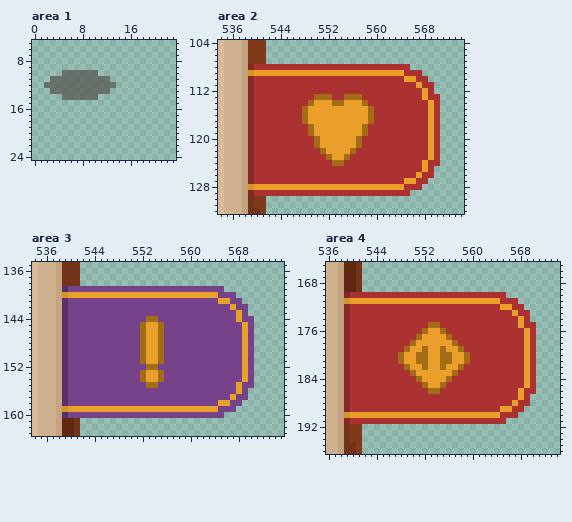
One commit to this pixel-art file: ArtFiles/Aseprite/PlayerMenu.aseprite. The picture above is the old version.
640x360 pixels, 1 frame. Colours within 5 levels of each other are drawn and written as one. Shown: area 1: x 0..23, y 5..24; area 2: x 534..574, y 104..132; area 3: x 534..575, y 135..163; area 4: x 536..574, y 165..196. The commit also changed other parts of the picture, which this record leaves out.
The same view after the edit:
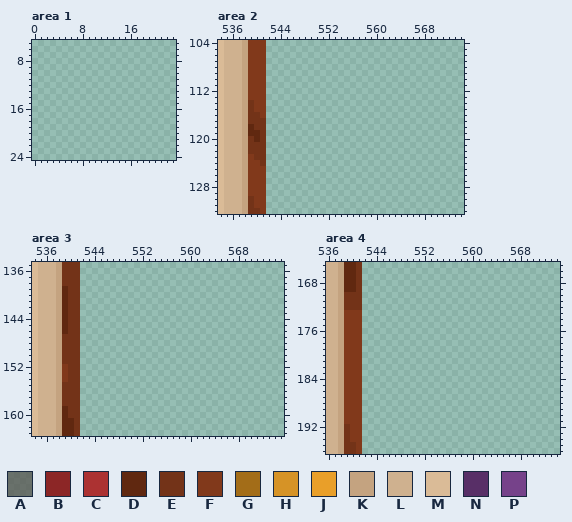
Palette (. is transparent): A #595652bd  B #8c2626  C #ac3232  D #602810  E #733318  F #81391b  G #a36d18  H #d69326  J #e99f29  K #c4a380  L #cfb18f  M #dabb97  N #582f67  P #76428a
Difference:
layer "TabBookmarksINUSE" now hidden
layer "Layer 1" now hidden
--- area 1
@@ x 0..15 @@
  9 ................
-10 .....AAAAAA.....
-11 ...AAAAAAAAAA...
-12 ..AAAAAAAAAAAA..
-13 ...AAAAAAAAAA...
-14 .....AAAAAA.....
+10 ................
+11 ................
+12 ................
+13 ................
+14 ................
 15 ................
--- area 2
@@ x 534..574 @@
 107 MLLLKFFF.................................
-108 MLLLKBCCCCCCCCCCCCCCCCCCCCCCCCCC.........
-109 MLLLKHJJJJJJJJJJJJJJJJJJJJJJJJJCCC.......
-110 MLLLKBCCCCCCCCCCCCCCCCCCCCCCCCCJJCC......
-111 MLLLKBCCCCCCCCCCCCCCCCCCCCCCCCCCCJCC.....
-112 MLLLKBCCCCCCCCCCCCCCCCCCCCCCCCCCCCJC.....
-113 MLLLKBCCCCCCCCCCGGGCCGGGCCCCCCCCCCJCC....
-114 MLLLKBCCCCCCCCCGJJJGGJJJGCCCCCCCCCCJC....
-115 MLLLKBCCCCCCCCGJJJJJJJJJJGCCCCCCCCCJC....
-116 MLLLKBCCCCCCCCGJJJJJJJJJJGCCCCCCCCCJC....
-117 MLLLKBCCCCCCCCGJJJJJJJJJJGCCCCCCCCCJC....
-118 MLLLKBCCCCCCCCCGJJJJJJJJGCCCCCCCCCCJC....
-119 MLLLKBCCCCCCCCCGJJJJJJJJGCCCCCCCCCCJC....
-120 MLLLKBCCCCCCCCCCGJJJJJJGCCCCCCCCCCCJC....
-121 MLLLKBCCCCCCCCCCGJJJJJJGCCCCCCCCCCCJC....
-122 MLLLKBCCCCCCCCCCCGJJJJGCCCCCCCCCCCCJC....
-123 MLLLKBCCCCCCCCCCCCGJJGCCCCCCCCCCCCCJC....
-124 MLLLKBCCCCCCCCCCCCCGGCCCCCCCCCCCCCJCC....
-125 MLLLKBCCCCCCCCCCCCCCCCCCCCCCCCCCCCJC.....
-126 MLLLKBCCCCCCCCCCCCCCCCCCCCCCCCCCCJCC.....
-127 MLLLKBCCCCCCCCCCCCCCCCCCCCCCCCCJJCC......
-128 MLLLKHJJJJJJJJJJJJJJJJJJJJJJJJJCCC.......
-129 MLLLKBCCCCCCCCCCCCCCCCCCCCCCCCCC.........
+108 MLLLKFFF.................................
+109 MLLLKFFF.................................
+110 MLLLKFFF.................................
+111 MLLLKFFF.................................
+112 MLLLKFFF.................................
+113 MLLLKFFF.................................
+114 MLLLKEFF.................................
+115 MLLLKEFF.................................
+116 MLLLKEEF.................................
+117 MLLLKEEE.................................
+118 MLLLKDEE.................................
+119 MLLLKDDE.................................
+120 MLLLKEDE.................................
+121 MLLLKEEE.................................
+122 MLLLKEEE.................................
+123 MLLLKFEE.................................
+124 MLLLKFFE.................................
+125 MLLLKFFF.................................
+126 MLLLKFFF.................................
+127 MLLLKFFF.................................
+128 MLLLKFFF.................................
+129 MLLLKFFF.................................
 130 MLLLKEFF.................................
--- area 3
@@ x 534..575 @@
 138 MLLLKEEE..................................
-139 MLLLKNPPPPPPPPPPPPPPPPPPPPPPPPPP..........
-140 MLLLKHJJJJJJJJJJJJJJJJJJJJJJJJJPPP........
-141 MLLLKNPPPPPPPPPPPPPPPPPPPPPPPPPJJPP.......
-142 MLLLKNPPPPPPPPPPPPPPPPPPPPPPPPPPPJPP......
-143 MLLLKNPPPPPPPPPPPPPPPPPPPPPPPPPPPPJP......
-144 MLLLKNPPPPPPPPPPPPPGGPPPPPPPPPPPPPJPP.....
-145 MLLLKNPPPPPPPPPPPPGJJGPPPPPPPPPPPPPJP.....
-146 MLLLKNPPPPPPPPPPPPGJJGPPPPPPPPPPPPPJP.....
-147 MLLLKNPPPPPPPPPPPPGJJGPPPPPPPPPPPPPJP.....
-148 MLLLKNPPPPPPPPPPPPGJJGPPPPPPPPPPPPPJP.....
-149 MLLLKNPPPPPPPPPPPPGJJGPPPPPPPPPPPPPJP.....
-150 MLLLKNPPPPPPPPPPPPGJJGPPPPPPPPPPPPPJP.....
-151 MLLLKNPPPPPPPPPPPPGJJGPPPPPPPPPPPPPJP.....
-152 MLLLKNPPPPPPPPPPPPPGGPPPPPPPPPPPPPPJP.....
-153 MLLLKNPPPPPPPPPPPPGJJGPPPPPPPPPPPPPJP.....
-154 MLLLKNPPPPPPPPPPPPGJJGPPPPPPPPPPPPPJP.....
-155 MLLLKNPPPPPPPPPPPPPGGPPPPPPPPPPPPPJPP.....
-156 MLLLKNPPPPPPPPPPPPPPPPPPPPPPPPPPPPJP......
-157 MLLLKNPPPPPPPPPPPPPPPPPPPPPPPPPPPJPP......
-158 MLLLKNPPPPPPPPPPPPPPPPPPPPPPPPPJJPP.......
-159 MLLLKHJJJJJJJJJJJJJJJJJJJJJJJJJPPP........
-160 MLLLKNPPPPPPPPPPPPPPPPPPPPPPPPPP..........
+139 MLLLKDEE..................................
+140 MLLLKDEE..................................
+141 MLLLKDEE..................................
+142 MLLLKDEE..................................
+143 MLLLKDEE..................................
+144 MLLLKDEE..................................
+145 MLLLKDEE..................................
+146 MLLLKDEE..................................
+147 MLLLKEEE..................................
+148 MLLLKEEE..................................
+149 MLLLKEEE..................................
+150 MLLLKEEE..................................
+151 MLLLKEEE..................................
+152 MLLLKFEE..................................
+153 MLLLKFEE..................................
+154 MLLLKFEE..................................
+155 MLLLKEEE..................................
+156 MLLLKEEE..................................
+157 MLLLKEEE..................................
+158 MLLLKEEE..................................
+159 MLLLKDEE..................................
+160 MLLLKDEE..................................
 161 MLLLKDDE..................................
--- area 4
@@ x 536..574 @@
 169 LLKDDE.................................
-170 LLKBCCCCCCCCCCCCCCCCCCCCCCCCCC.........
-171 LLKHJJJJJJJJJJJJJJJJJJJJJJJJJCCC.......
-172 LLKBCCCCCCCCCCCCCCCCCCCCCCCCCJJCC......
-173 LLKBCCCCCCCCCCCCCCCCCCCCCCCCCCCJCC.....
-174 LLKBCCCCCCCCCCCCCCCCCCCCCCCCCCCCJC.....
-175 LLKBCCCCCCCCCCCCCGGCCCCCCCCCCCCCJCC....
-176 LLKBCCCCCCCCCCCCGJJGCCCCCCCCCCCCCJC....
-177 LLKBCCCCCCCCCCCGJJJJGCCCCCCCCCCCCJC....
-178 LLKBCCCCCCCCCCGJJJJJJGCCCCCCCCCCCJC....
-179 LLKBCCCCCCCCCGJJGJJGJJGCCCCCCCCCCJC....
-180 LLKBCCCCCCCCGJJGGJJGGJJGCCCCCCCCCJC....
-181 LLKBCCCCCCCCGJJGGJJGGJJGCCCCCCCCCJC....
-182 LLKBCCCCCCCCCGJJGJJGJJGCCCCCCCCCCJC....
-183 LLKBCCCCCCCCCCGJJJJJJGCCCCCCCCCCCJC....
-184 LLKBCCCCCCCCCCCGJJJJGCCCCCCCCCCCCJC....
-185 LLKBCCCCCCCCCCCCGJJGCCCCCCCCCCCCCJC....
-186 LLKBCCCCCCCCCCCCCGGCCCCCCCCCCCCCJCC....
-187 LLKBCCCCCCCCCCCCCCCCCCCCCCCCCCCCJC.....
-188 LLKBCCCCCCCCCCCCCCCCCCCCCCCCCCCJCC.....
-189 LLKBCCCCCCCCCCCCCCCCCCCCCCCCCJJCC......
-190 LLKHJJJJJJJJJJJJJJJJJJJJJJJJJCCC.......
-191 LLKBCCCCCCCCCCCCCCCCCCCCCCCCCC.........
+170 LLKEEE.................................
+171 LLKEEE.................................
+172 LLKEEE.................................
+173 LLKFFF.................................
+174 LLKFFF.................................
+175 LLKFFF.................................
+176 LLKFFF.................................
+177 LLKFFF.................................
+178 LLKFFF.................................
+179 LLKFFF.................................
+180 LLKFFF.................................
+181 LLKFFF.................................
+182 LLKFFF.................................
+183 LLKFFF.................................
+184 LLKFFF.................................
+185 LLKFFF.................................
+186 LLKFFF.................................
+187 LLKFFF.................................
+188 LLKFFF.................................
+189 LLKFFF.................................
+190 LLKFFF.................................
+191 LLKFFF.................................
 192 LLKEFF.................................
